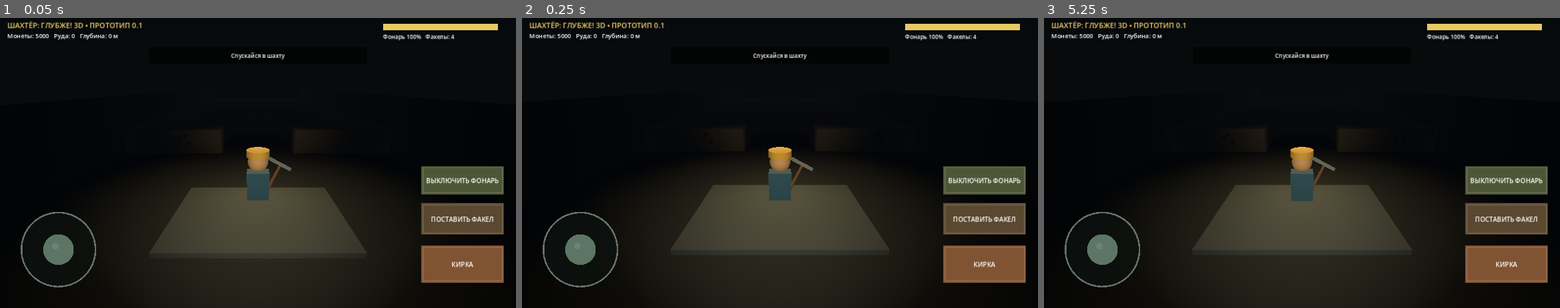
Above: before the commit, frames 1-3 (left to right).
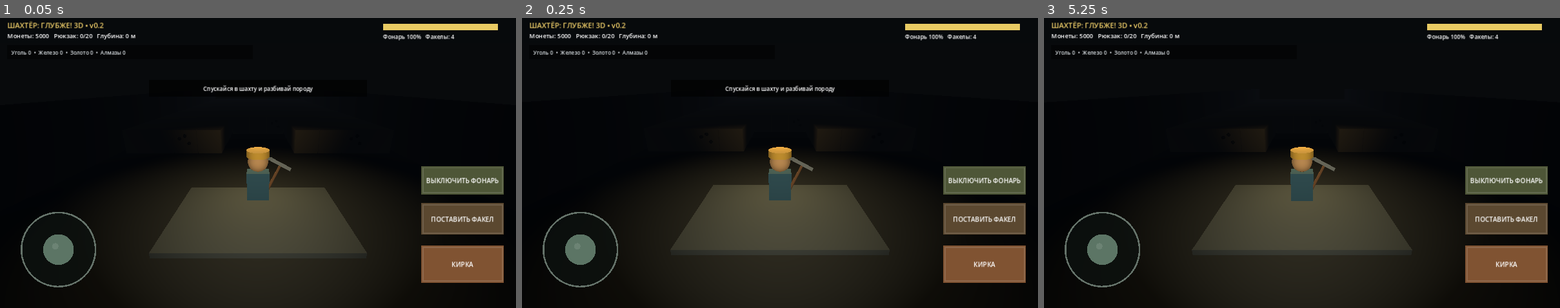
Above: after the commit, the same moments.

Repository: geodenix/miner-deeper
Game: Godot game, scene res://Main.tscn
The game is run twice, just before and just after one commit, with the same random seed, the same clock (stepped at 60 frames per second) and the same inputs.
Inputs (mouse positions are in pixels of both pictures, inside the frame that each line leads up to):
- Up to frame 1 (0.05 s): no input
- Up to frame 2 (0.25 s): no input
- Up to frame 3 (5.25 s): tap Enter at 0.5, 2, 3.5 s; move the mouse to (1415, 148) at 0.52 s; click (1415, 148) at 0.67 s; tap Space at 1.25, 2.75, 4.25 s; drag from (1198, 177) to (1276, 221) at 1.27 s; move the mouse to (1353, 99) at 2.02 s; click (1353, 99) at 2.17 s; drag from (1276, 221) to (1147, 119) at 2.77 s; move the mouse to (1456, 206) at 3.52 s; click (1456, 206) at 3.67 s; drag from (1147, 119) to (1224, 90) at 4.27 s; move the mouse to (1327, 163) at 5.02 s; click (1327, 163) at 5.17 s

The runs differ from the first frame. In frame 1, 0.9% of the frame differs, in the area x 2-61%, y 1-26%; in frame 2, 0.9%; in frame 3, 0.6%.
Error before the commit: Invalid call to function 'update_status' in base 'Control (mobile_hud.gd)'. Expected 7 arguments. (res://main.gd:407)

Commit message:
Expand 3D HUD with ore inventory and mining target info

Diff:
--- a/game3d/mobile_hud.gd
+++ b/game3d/mobile_hud.gd
@@ -12,9 +12,14 @@
 var battery: float = 100.0
 var flashlight_on: bool = true
 var torches: int = 4
-var ore_total: int = 0
+var inventory_counts: Dictionary = {"coal":0,"iron":0,"gold":0,"diamond":0}
+var bag_used: int = 0
+var bag_capacity: int = 20
 var depth_m: int = 0
 var coins: int = 5000
+var target_name: String = ""
+var target_hp: int = 0
+var target_max: int = 0
 var status_text: String = "Спускайся в шахту"
 
 const JOY_RADIUS: float = 92.0
@@ -26,13 +31,31 @@
 	set_process_input(true)
 	queue_redraw()
 
-func update_status(new_battery: float, light_on: bool, torch_amount: int, ore_amount: int, depth: int, coin_amount: int, text_value: String) -> void:
+func update_status(
+	new_battery: float,
+	light_on: bool,
+	torch_amount: int,
+	new_inventory: Dictionary,
+	new_bag_used: int,
+	new_bag_capacity: int,
+	depth: int,
+	coin_amount: int,
+	new_target_name: String,
+	new_target_hp: int,
+	new_target_max: int,
+	text_value: String
+) -> void:
 	battery = new_battery
 	flashlight_on = light_on
 	torches = torch_amount
-	ore_total = ore_amount
+	inventory_counts = new_inventory.duplicate()
+	bag_used = new_bag_used
+	bag_capacity = new_bag_capacity
 	depth_m = depth
 	coins = coin_amount
+	target_name = new_target_name
+	target_hp = new_target_hp
+	target_max = new_target_max
 	status_text = text_value
 	queue_redraw()
 
@@ -119,16 +142,27 @@
 func _draw() -> void:
 	var size: Vector2 = get_viewport_rect().size
 	draw_rect(Rect2(0,0,size.x,62),Color(0.03,0.04,0.05,0.88))
-	draw_string(ThemeDB.fallback_font,Vector2(18,25),"ШАХТЁР: ГЛУБЖЕ! 3D • ПРОТОТИП 0.1",HORIZONTAL_ALIGNMENT_LEFT,520,18,Color("#f0cf69"))
-	draw_string(ThemeDB.fallback_font,Vector2(18,50),"Монеты: "+str(coins)+"   Руда: "+str(ore_total)+"   Глубина: "+str(depth_m)+" м",HORIZONTAL_ALIGNMENT_LEFT,600,15,Color.WHITE)
+	draw_string(ThemeDB.fallback_font,Vector2(18,25),"ШАХТЁР: ГЛУБЖЕ! 3D • v0.2",HORIZONTAL_ALIGNMENT_LEFT,520,18,Color("#f0cf69"))
+	draw_string(ThemeDB.fallback_font,Vector2(18,50),"Монеты: "+str(coins)+"   Рюкзак: "+str(bag_used)+"/"+str(bag_capacity)+"   Глубина: "+str(depth_m)+" м",HORIZONTAL_ALIGNMENT_LEFT,650,15,Color.WHITE)
 
 	draw_rect(Rect2(size.x-330,15,285,16),Color("#272a2d"))
 	draw_rect(Rect2(size.x-330,15,285*clampf(battery/100.0,0.0,1.0),16),Color("#e8ca63") if flashlight_on else Color("#747474"))
 	draw_string(ThemeDB.fallback_font,Vector2(size.x-330,52),"Фонарь "+str(int(round(battery)))+"%   Факелы: "+str(torches),HORIZONTAL_ALIGNMENT_LEFT,285,14,Color.WHITE)
 
+	var ore_text: String = "Уголь "+str(int(inventory_counts.get("coal",0)))+"  •  Железо "+str(int(inventory_counts.get("iron",0)))+"  •  Золото "+str(int(inventory_counts.get("gold",0)))+"  •  Алмазы "+str(int(inventory_counts.get("diamond",0)))
+	draw_rect(Rect2(18,68,610,34),Color(0,0,0,0.48))
+	draw_string(ThemeDB.fallback_font,Vector2(28,91),ore_text,HORIZONTAL_ALIGNMENT_LEFT,590,13,Color("#d7dde1"))
+
+	if target_name != "":
+		var target_text: String = "Цель: "+target_name.to_upper()
+		if target_max > 0:
+			target_text += "  •  прочность "+str(target_hp)+"/"+str(target_max)
+		draw_rect(Rect2(size.x*0.5-250,112,500,36),Color(0.08,0.07,0.03,0.76))
+		draw_string(ThemeDB.fallback_font,Vector2(size.x*0.5-235,136),target_text,HORIZONTAL_ALIGNMENT_CENTER,470,13,Color("#f0cf69"))
+
 	if status_text != "":
-		draw_rect(Rect2(size.x*0.5-270,72,540,42),Color(0,0,0,0.62))
-		draw_string(ThemeDB.fallback_font,Vector2(size.x*0.5-255,99),status_text,HORIZONTAL_ALIGNMENT_CENTER,510,14,Color.WHITE)
+		draw_rect(Rect2(size.x*0.5-270,154,540,42),Color(0,0,0,0.62))
+		draw_string(ThemeDB.fallback_font,Vector2(size.x*0.5-255,181),status_text,HORIZONTAL_ALIGNMENT_CENTER,510,14,Color.WHITE)
 
 	var jc: Vector2 = joy_center()
 	draw_circle(jc,JOY_RADIUS,Color(0.05,0.07,0.06,0.74))
